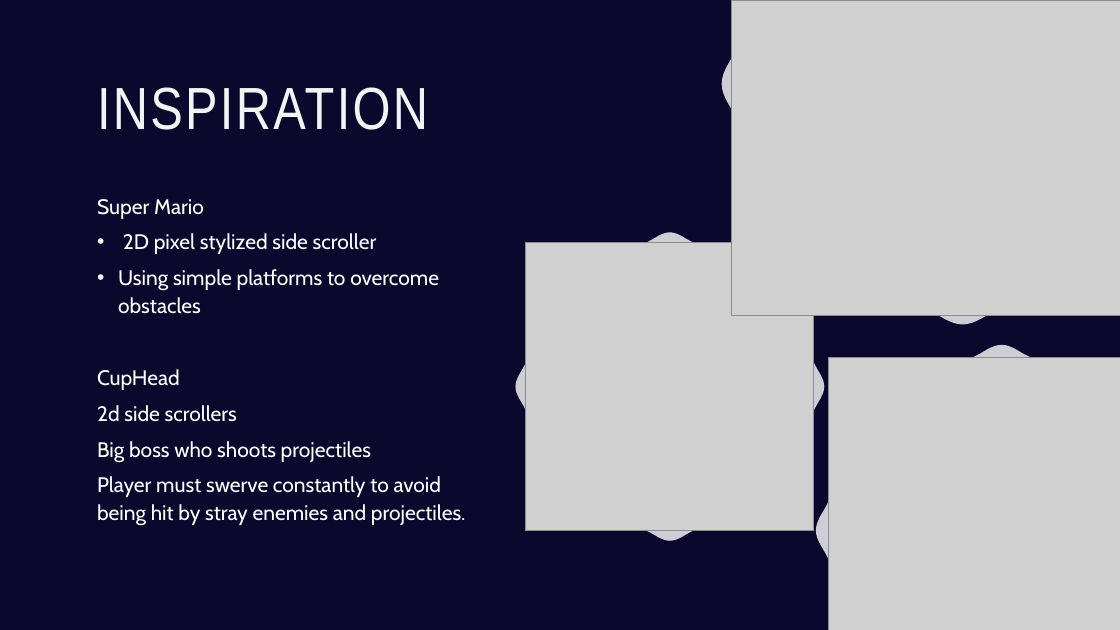
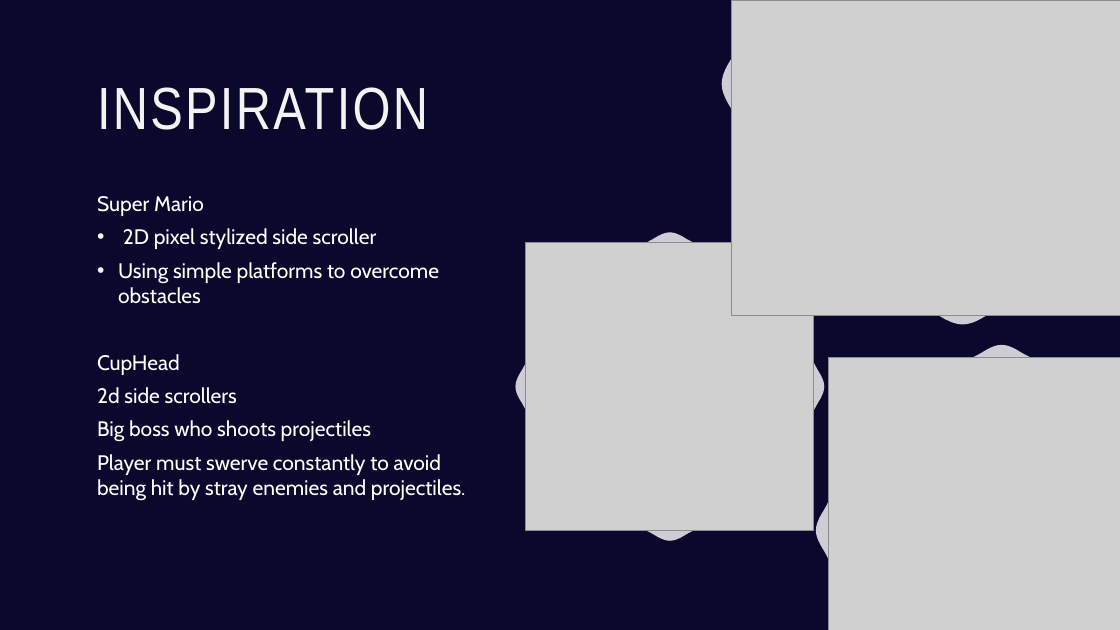
Before and after one commit to Briony-m/2D-Game-Tutorial, a slide deck: slide 3 of 2D Game/Game Pitch.pptx. Drawn at 1120x630 pixels with LibreOffice and Linux fonts; fonts in the diff are those of the drawing; grey boxes stand for pictures. Boxes give left, top, right and bottom in pixels: in the first picture for what was removed or moved away, otherwise in the second. Text is boxed around its words. In the diff, an @@ line names an element or a change of style, - is before the commit and + after.

```diff
--- a/2D Game/Game Pitch.pptx
+++ b/2D Game/Game Pitch.pptx
@@ text "Super Mario" at (97, 196, 465, 501): line spacing 1.1 to 1 @@
```
Also in this commit, not shown: 3 other slides changed, 12 other files.
